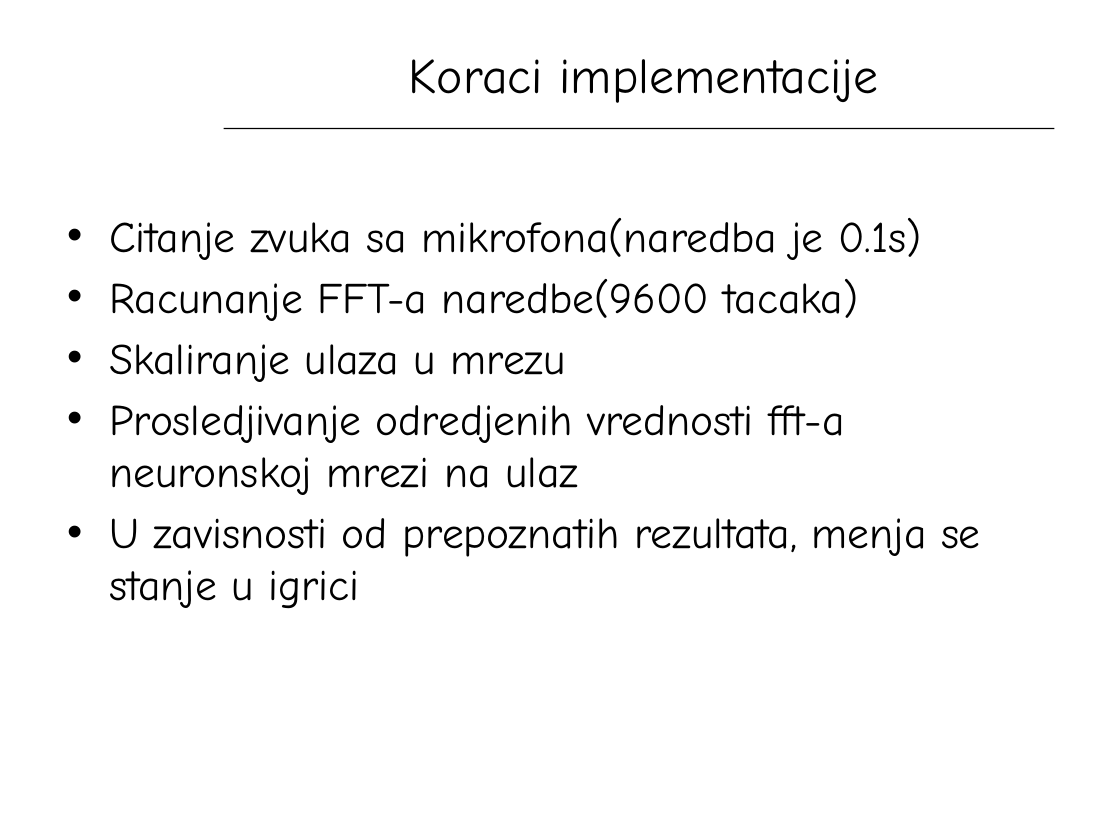
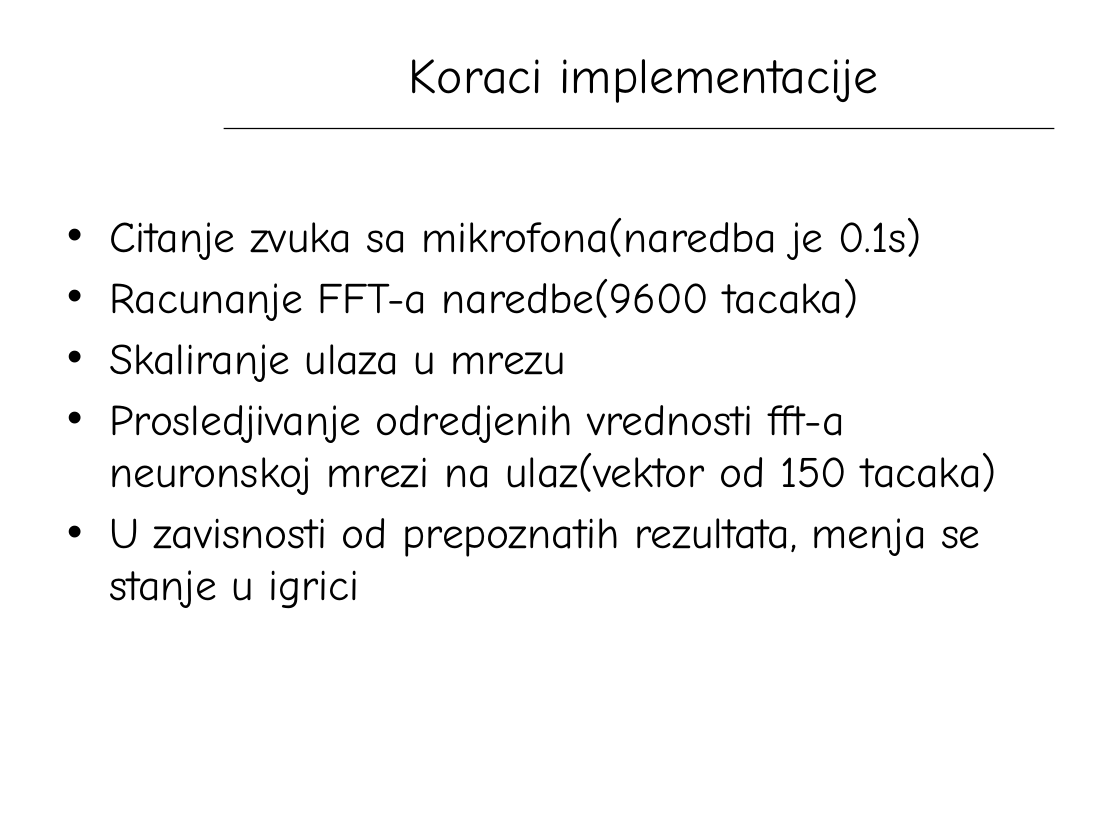
Before and after one commit to vonum/SoundRecognition, a slide deck: slide 7 of RA11-2012.pptx. Drawn at 1120x840 pixels with LibreOffice and Linux fonts; fonts in the diff are those of the drawing; background and template pictures are left out. Boxes give left, top, right and bottom in pixels: in the first picture for what was removed or moved away, otherwise in the second. Text is boxed around its words. In the diff, an @@ line names an element or a change of style, - is before the commit and + after.

```diff
--- a/RA11-2012.pptx
+++ b/RA11-2012.pptx
@@ text at (x1=109, y1=405, x2=997, y2=495): text changed @@
-• Prosledjivanje odredjenih vrednosti fft-a neuronskoj mrezi na ulaz
+• Prosledjivanje odredjenih vrednosti fft-a neuronskoj mrezi na ulaz(vektor od 150 tacaka)
```
Also in this commit, not shown: 3 other slides changed.
